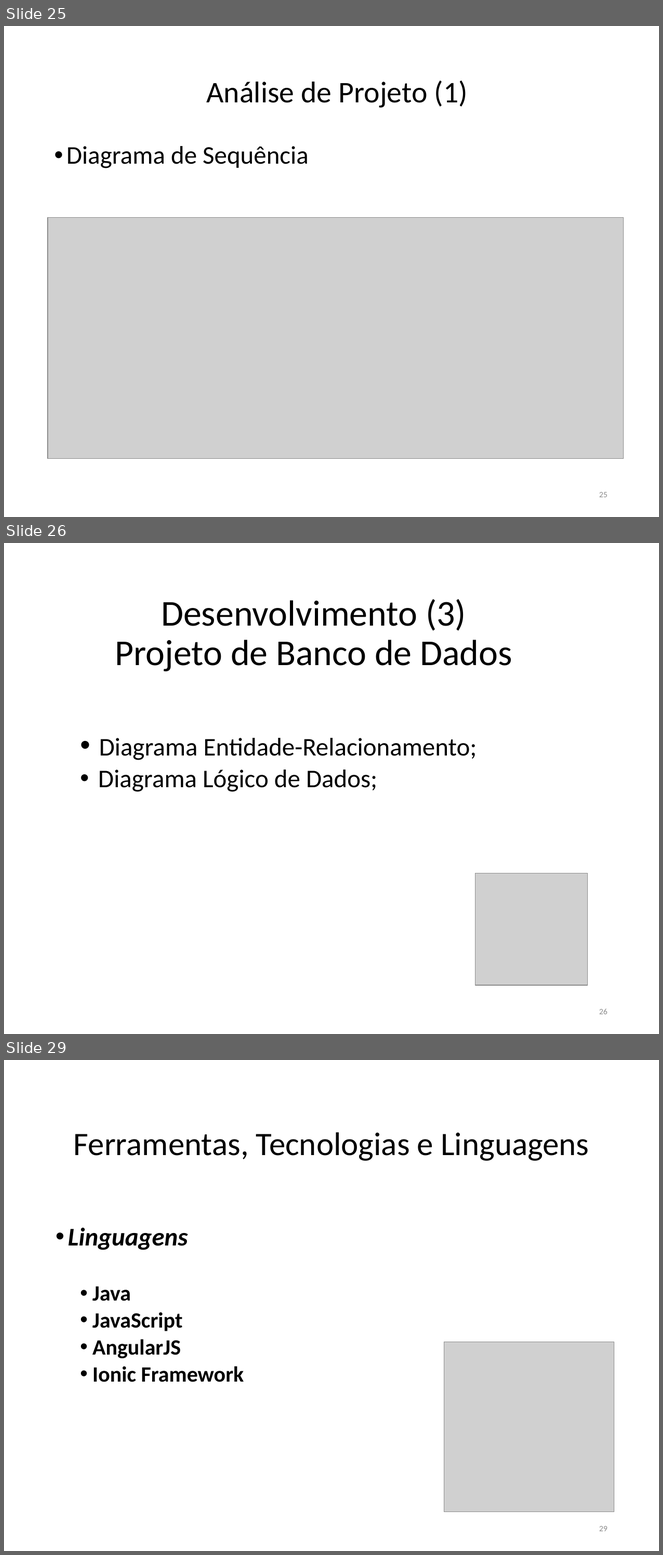
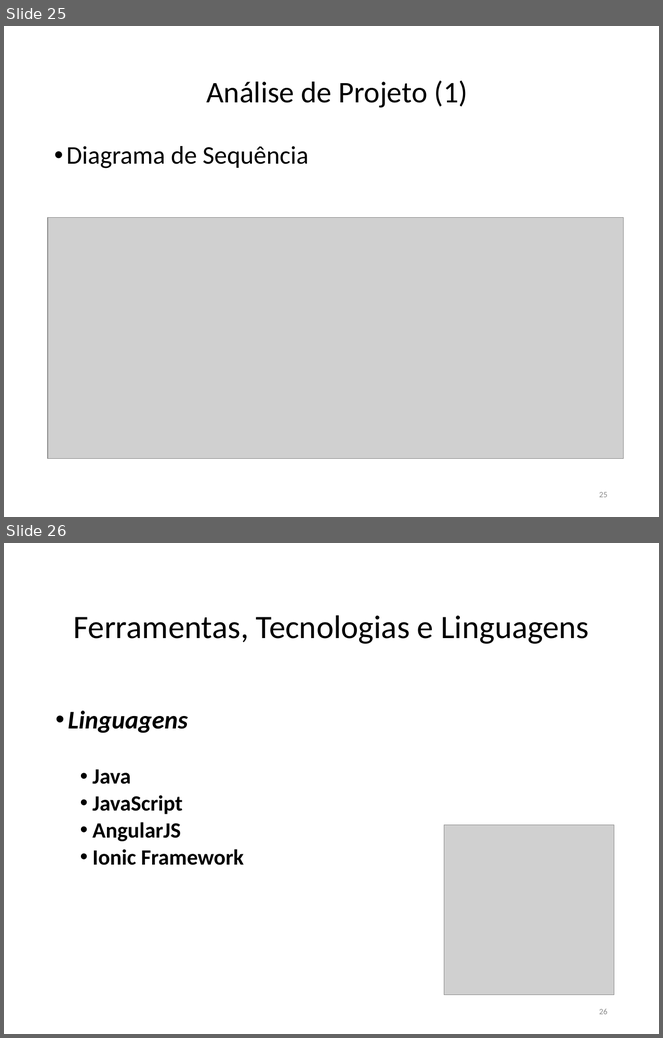
Before and after one commit to FatimaFerreiradeSousa/TCC-Mobile-Leaning, a slide deck: TCC - Documento/TCC II.pptx. Shown one above the other, each under a label of ours: slides 25, 26 and 29 before the commit, slides 25 and 26 after it; the slides between them are not shown. The pictures are 663x1555 and 663x1038 pixels, drawn with LibreOffice and Linux fonts; fonts in the diff are those of the drawing; grey boxes stand for pictures. Boxes give left, top, right and bottom in pixels: in the first picture for what was removed or moved away, otherwise in the second. Text is boxed around its words. In the diff, an @@ line names an element or a change of style, - is before the commit and + after.

```diff
--- a/TCC - Documento/TCC II.pptx
+++ b/TCC - Documento/TCC II.pptx
@@ slide 26 removed at [4, 543, 659, 1034], background #FFFFFF @@
@@ title removed at [115, 599, 512, 671] @@
-Desenvolvimento (3)
-Projeto de Banco de Dados
@@ text removed at [98, 738, 477, 792] @@
-  • Diagrama Entidade-Relacionamento;
-  • Diagrama Lógico de Dados;
@@ picture removed at [476, 874, 588, 986] @@
@@ page number removed at [599, 1009, 608, 1015] @@
-26
@@ what was slide 29 is now slide 26 @@
@@ page number at [599, 1009, 608, 1015]: text changed @@
-29
+26
```
Also in this commit, not shown: 2 other slides removed, 3 other files.
